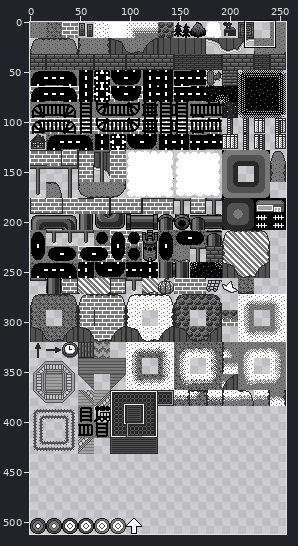
One commit to this sprite sheet: bin/assets/img/tilesets/ow.png. The picture above shows the old version from afar; the outline marks the close-up.
Close-up. Old version:
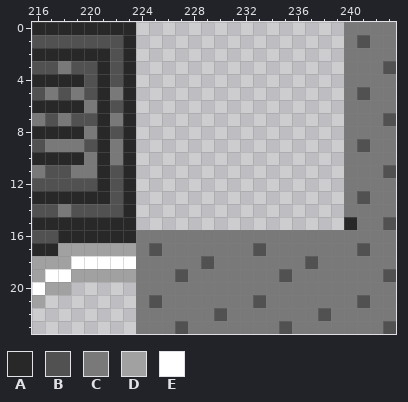
The file is 256x512 pixels. Shown: x 216..243, y 0..23.
Palette (. is transparent): A #282828  B #515151  C #797979  D #a1a1a1  E #ffffff
Pixels before, first column x 216:
 0 AAAAAAAA................CCCC
 1 BBBBBBBA................CBCC
 2 AAAAAABA................CCCC
 3 BBCBBABA................CCCB
 4 AAAABABA................CCCC
 5 BCBCBACA................CBCC
 6 AAAACABA................CCCC
 7 CBCBBACA................CCCB
 8 AAAACABA................CCCC
 9 BCCCBACA................CBCC
10 AAAACACA................CCCC
11 CBBCCABA................CCCB
12 BBBBBABA................CCCC
13 AAAAAABA................CBCC
14 BBCBBBBA................CCCC
15 AAAAAAAA................ACCB
16 BBAAAAAACCCCCCCCCCCCCCCCCCCC
17 AADDDDDDCBCCCCCCCBCCCCCCCBCC
18 DDDEEEEECCCCCBCCCCCCCBCCCCCC
19 DEEDDDDDCCCBCCCCCCCBCCCCCCCB
20 EDD.....CCCCCCCCCCCCCCCCCCCC
21 D.......CBCCCCCCCBCCCCCCCBCC
22 ........CCCCCCBCCCCCCCBCCCCC
23 ........CCCBCCCCCCCBCCCCCCCB
After:
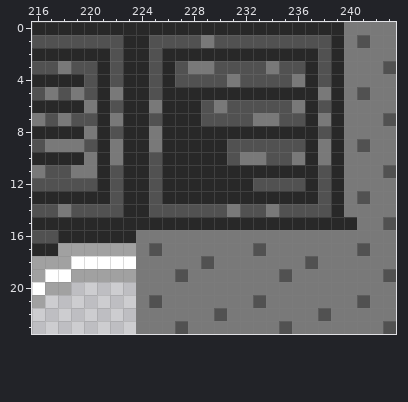
The edit:
Changed rows in their new state; - is an unchanged pixel.
first column x 224:
 0 AAAAAAAAAAAAAAAA
 1 ABBBBCBBBBBBBBBA
 2 ABAAAAAAAAAAAABA
 3 ABABCCBBBBCBBABA
 4 ABABBBBCBBBBCABA
 5 ABAAAAAAAAAAAACA
 6 ACAAABCBBBBBCABA
 7 ABAAABBBBCCBBACA
 8 ACAAAAAAAAAAAABA
 9 ACAAAAABBBBBBACA
10 ABAAAAABCCBBCACA
11 ABAAAAAAAAAAAABA
12 ABAAAAAAABBBBABA
13 ABAAAAAAAAAAAABA
14 ABBBBBBCBBCBBBBA
15 AAAAAAAAAAAAAAAA
